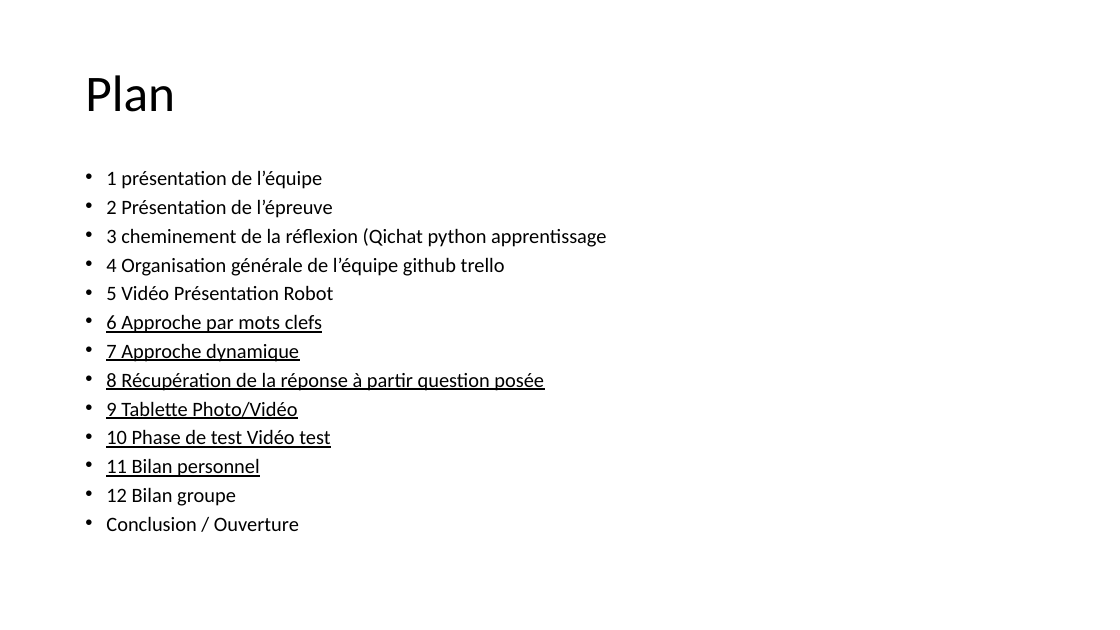
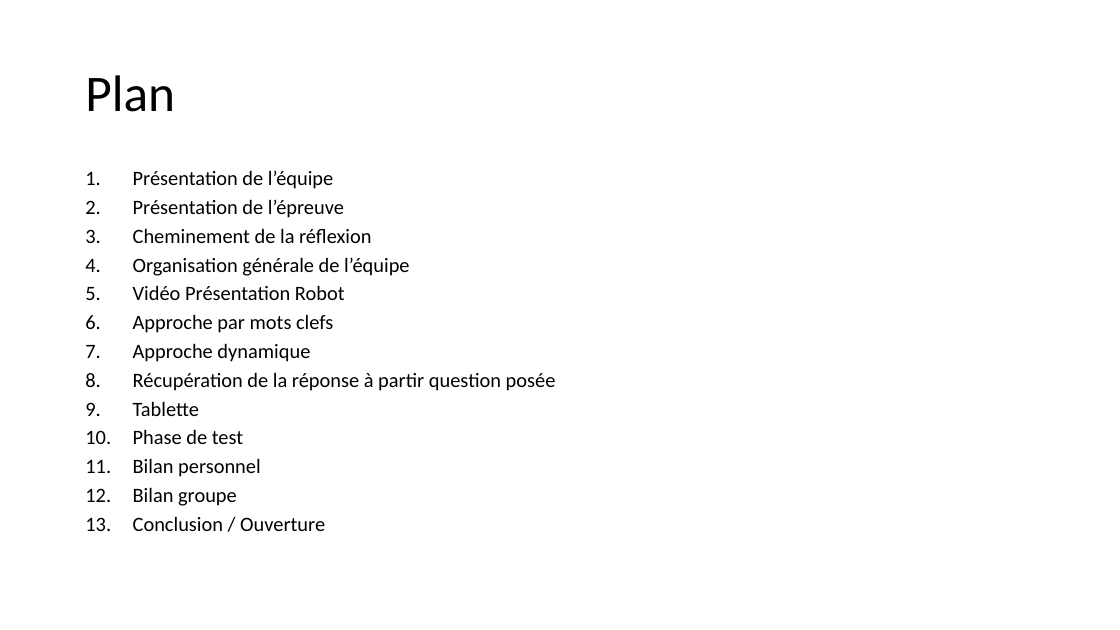
Before and after one commit to PorteAntoine/IHM_PEPPER_CPE2017, a slide deck: slide 2 of Rapport/Diapo_ihm_pepper.pptx. Drawn at 1120x630 pixels with LibreOffice and Linux fonts; fonts in the diff are those of the drawing; background and template pictures are left out. Boxes give left, top, right and bottom in pixels: in the first picture for what was removed or moved away, otherwise in the second. Text is boxed around its words. In the diff, an @@ line names an element or a change of style, - is before the commit and + after.

```diff
--- a/Rapport/Diapo_ihm_pepper.pptx
+++ b/Rapport/Diapo_ihm_pepper.pptx
@@ text at bbox=[133, 170, 556, 506]: text changed @@
-• 1 présentation de l’équipe
-• 2 Présentation de l’épreuve
-• 3 cheminement de la réflexion (Qichat python apprentissage
-• 4 Organisation générale de l’équipe github trello
-• 5 Vidéo Présentation Robot
-• 6 Approche par mots clefs
-• 7 Approche dynamique
-• 8 Récupération de la réponse à partir question posée
-• 9 Tablette Photo/Vidéo
-• 10 Phase de test Vidéo test
-• 11 Bilan personnel
-• 12 Bilan groupe
+1. Présentation de l’équipe
+2. Présentation de l’épreuve
+3. Cheminement de la réflexion
+4. Organisation générale de l’équipe
+5. Vidéo Présentation Robot
+6. Approche par mots clefs
+7. Approche dynamique
+8. Récupération de la réponse à partir question posée
+9. Tablette
+10. Phase de test
+11. Bilan personnel
+12. Bilan groupe
@@ text at bbox=[133, 516, 325, 531]: bullet • to 1. @@
```
Also in this commit, not shown: 3 other slides changed, 1 slide removed.
